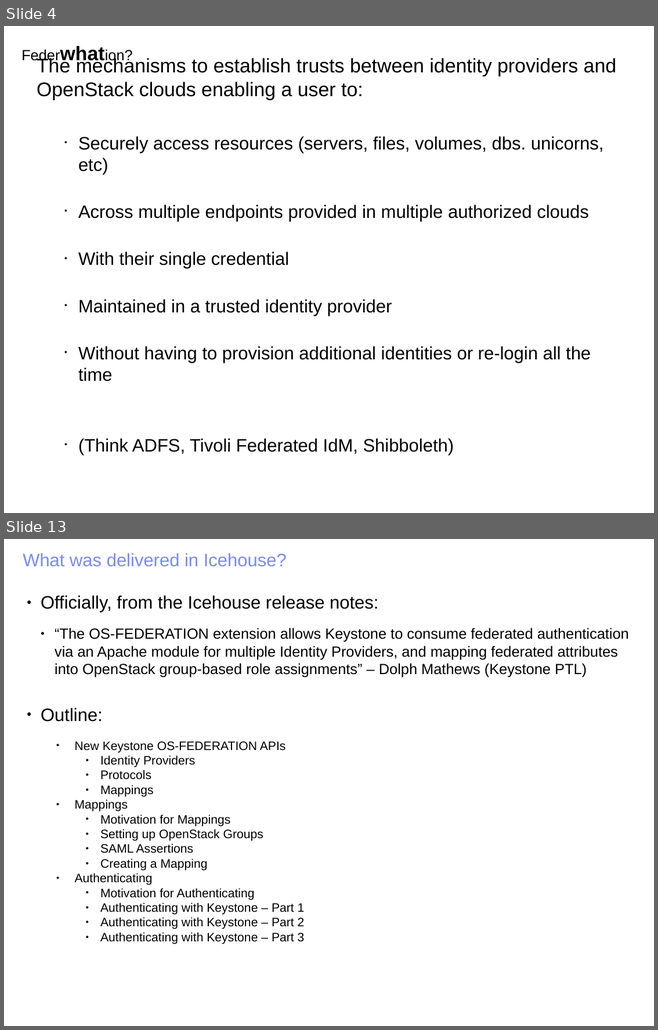
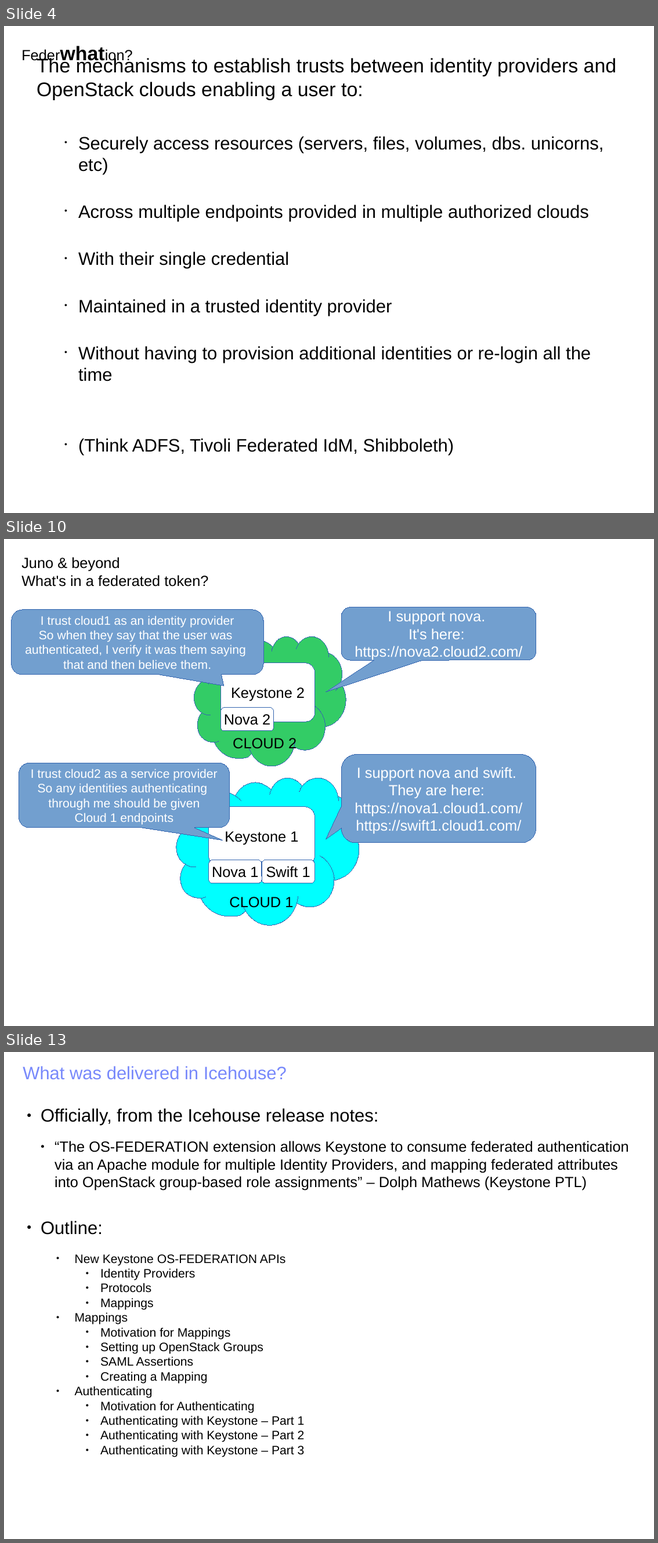
Before and after one commit to joesavak/OpenStackFederation, a slide deck: os-federation.odp. Shown one above the other, each under a label of ours: slides 4 and 13 before the commit, slides 4, 10 and 13 after it; the slides between them are not shown. The pictures are 658x1030 and 658x1543 pixels, drawn with LibreOffice and Linux fonts; fonts in the diff are those of the drawing. Boxes give left, top, right and bottom in pixels: in the first picture for what was removed or moved away, otherwise in the second. Text is boxed around its words. In the diff, an @@ line names an element or a change of style, - is before the commit and + after.

```diff
--- a/os-federation.odp
+++ b/os-federation.odp
@@ slide 10 added at [4,539,654,1026], background #FFFFFF @@
@@ text added at [21,557,208,587], 18 pt, text #000000 @@
+Juno & beyond
+What's in a federated token?
@@ rounded speech box added at [341,607,536,660], fill #729FCF, outline #3465AF 0 pt, 18 pt, text #FFFFFF @@
+I support nova.
+It's here:
+https://nova2.cloud2.com/
@@ rounded speech box added at [11,610,263,675], fill #729FCF, outline #3465AF 0 pt, 15 pt, text #FFFFFF @@
+I trust cloud1 as an identity provider
+So when they say that the user was
+authenticated, I verify it was them saying
+that and then believe them.
@@ freeform shape added at [194,637,346,766], fill #33CC66, outline #3465AF 0 pt, 18 pt, text #000000 @@
+CLOUD 2
@@ rounded rectangle added at [221,663,315,722], fill #FFFFFF, outline #3465AF 0 pt, 18 pt, text #000000 @@
+Keystone 2
@@ rounded rectangle added at [221,708,274,731], fill #FFFFFF, outline #3465AF 0 pt, 18 pt, text #000000 @@
+Nova 2
@@ rounded speech box added at [18,763,230,828], fill #729FCF, outline #3465AF 0 pt, 15 pt, text #FFFFFF @@
+I trust cloud2 as a service provider
+So any identities authenticating
+through me should be given
+Cloud 1 endpoints
@@ rounded speech box added at [341,755,536,843], fill #729FCF, outline #3465AF 0 pt, 18 pt, text #FFFFFF @@
+I support nova and swift.
+They are here:
+https://nova1.cloud1.com/
+https://swift1.cloud1.com/
@@ freeform shape added at [176,779,359,926], fill #00FFFF, outline #3465AF 0 pt, 18 pt, text #000000 @@
+CLOUD 1
@@ rounded rectangle added at [209,806,315,866], fill #FFFFFF, outline #3465AF 0 pt, 18 pt, text #000000 @@
+Keystone 1
@@ rounded rectangle added at [209,860,262,884], fill #FFFFFF, outline #3465AF 0 pt, 18 pt, text #000000 @@
+Nova 1
@@ rounded rectangle added at [262,860,315,884], fill #FFFFFF, outline #3465AF 0 pt, 18 pt, text #000000 @@
+Swift 1
```
Also in this commit, not shown: 6 slides changed, 1 other slide added, 2 slides removed.
